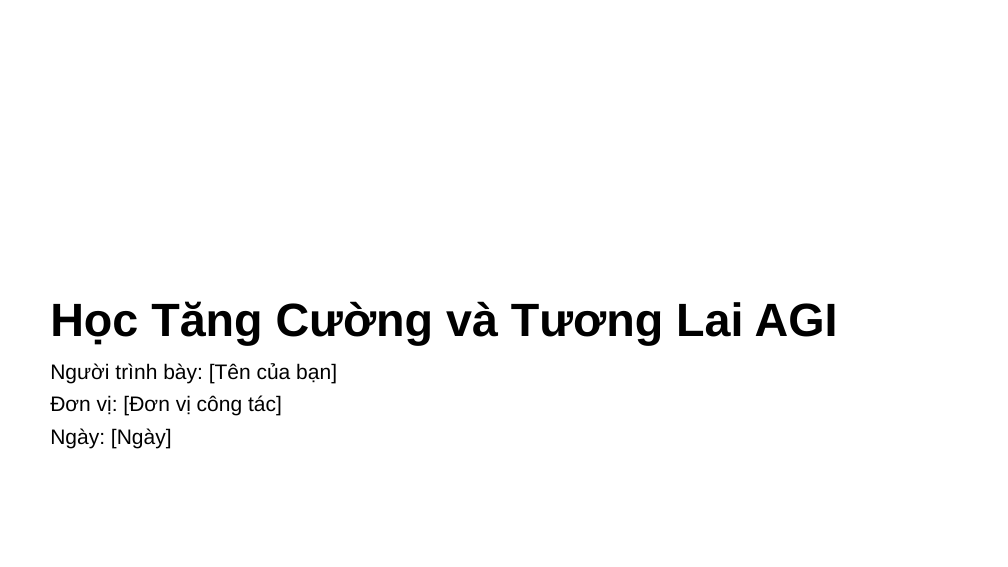
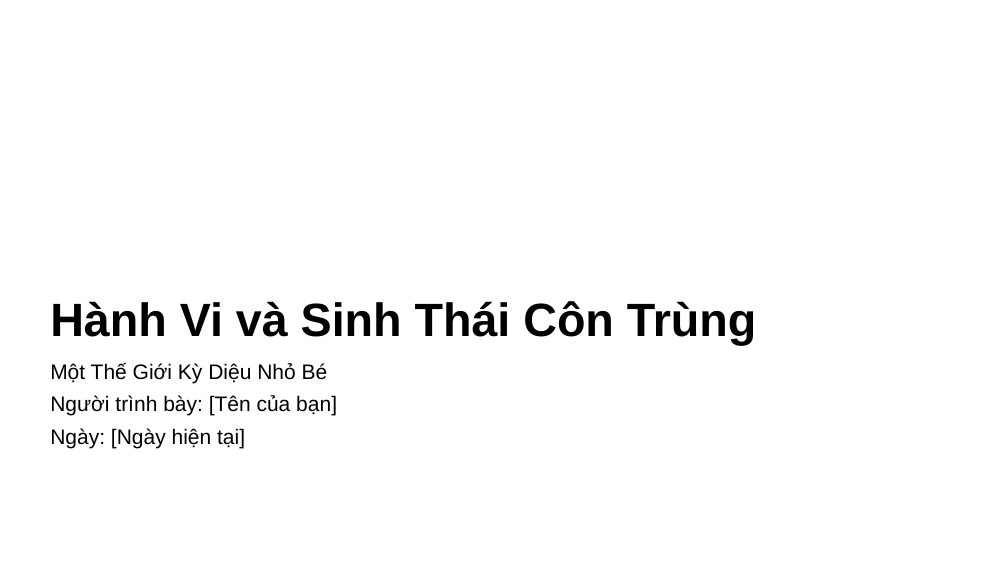
Before and after one commit to vantu-fit/SlideGenX, a slide deck: slide 1 of backend/src/final_slide.pptx. Drawn at 1008x567 pixels with LibreOffice and Linux fonts; fonts in the diff are those of the drawing; background and template pictures are left out. Boxes give left, top, right and bottom in pixels: in the first picture for what was removed or moved away, otherwise in the second. Text is boxed around its words. In the diff, an @@ line names an element or a change of style, - is before the commit and + after.

```diff
--- a/backend/src/final_slide.pptx
+++ b/backend/src/final_slide.pptx
@@ title at (50,301,756,345): text changed @@
-Học Tăng Cường và Tương Lai AGI
+Hành Vi và Sinh Thái Côn Trùng
@@ text at (50,363,328,383): paragraph added @@
+Một Thế Giới Kỳ Diệu Nhỏ Bé
@@ text at (50,428,245,449): text changed @@
-Đơn vị: [Đơn vị công tác]
-Ngày: [Ngày]
+Ngày: [Ngày hiện tại]
```
Also in this commit, not shown: 2 other slides changed, 37 slides added, 20 slides removed, 23 other files.
